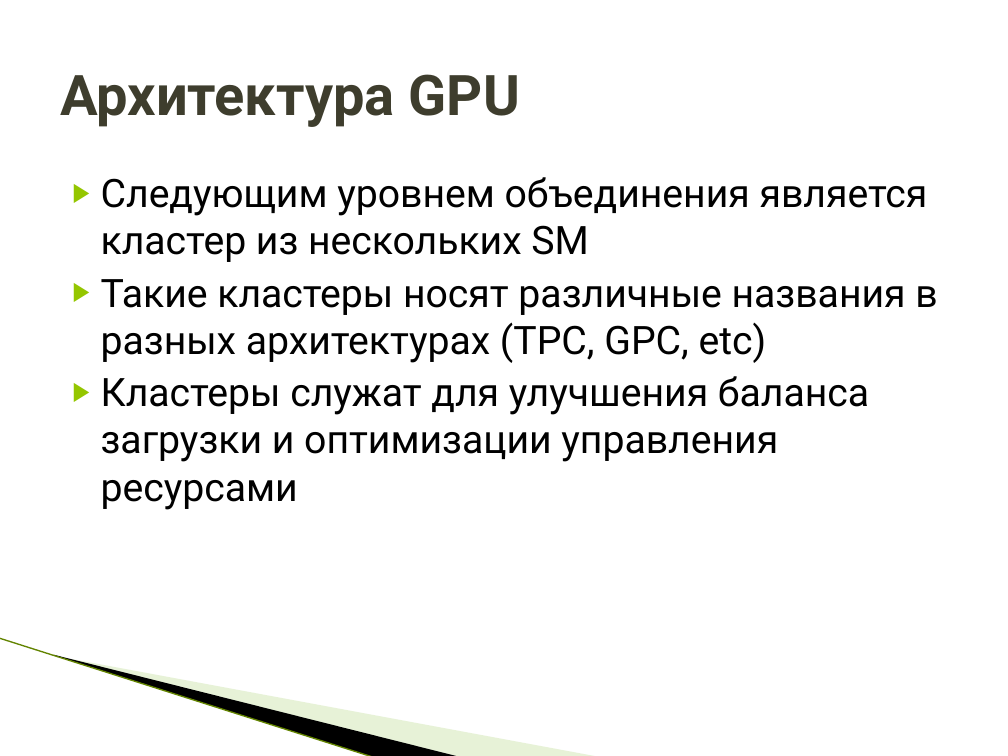
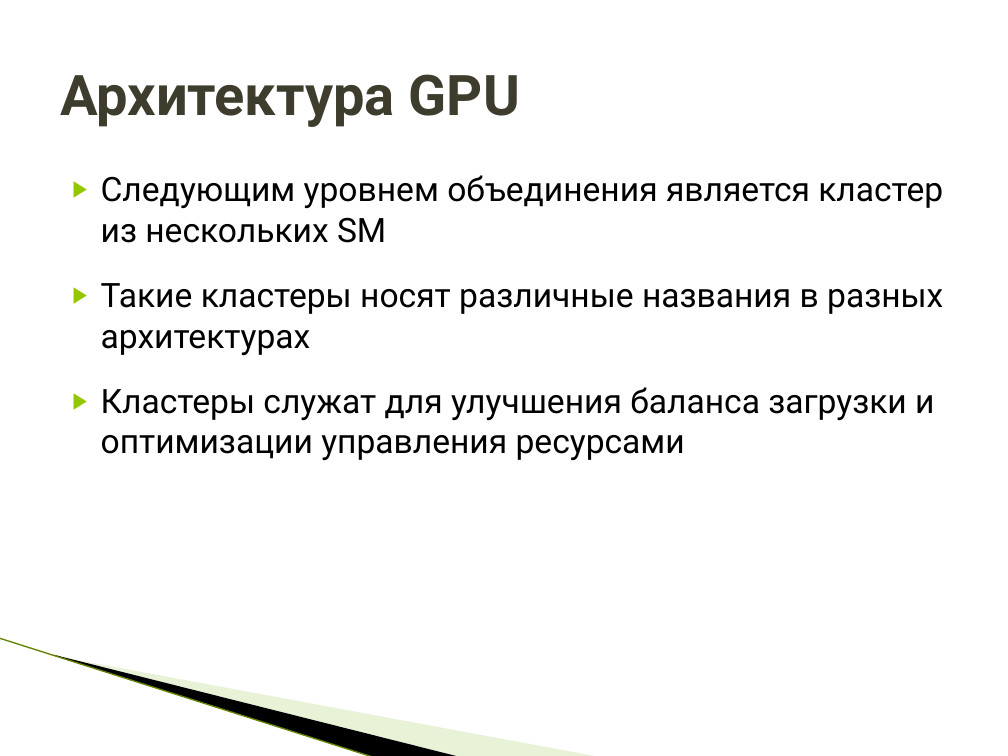
Before and after one commit to HPC-lab-ITIS/CUDA, a slide deck: slide 20 of materials/lec_0/lec_0.pptx (slide 21 before the commit). Drawn at 1008x756 pixels with LibreOffice and Linux fonts; fonts in the diff are those of the drawing; background and template pictures are left out. Boxes give left, top, right and bottom in pixels: in the first picture for what was removed or moved away, otherwise in the second. Text is boxed around its words. In the diff, an @@ line names an element or a change of style, - is before the commit and + after.

```diff
--- a/materials/lec_0/lec_0.pptx
+++ b/materials/lec_0/lec_0.pptx
@@ text at box(101, 175, 943, 460): size 28 to 24 pt in "Следующим уровнем объединения является кластер из нескольких ...", "Кластеры служат для улучшения баланса загрузки и ..."; more space between paragraphs @@
@@ text at box(101, 283, 943, 355): text changed; size 28 to 24 pt @@
-▶ Такие кластеры носят различные названия в разных архитектурах (TPC, GPC, etc)
+▶ Такие кластеры носят различные названия в разных архитектурах
```
Also in this commit, not shown: 12 other slides changed, 10 slides added, 17 slides removed, 3 other files.
